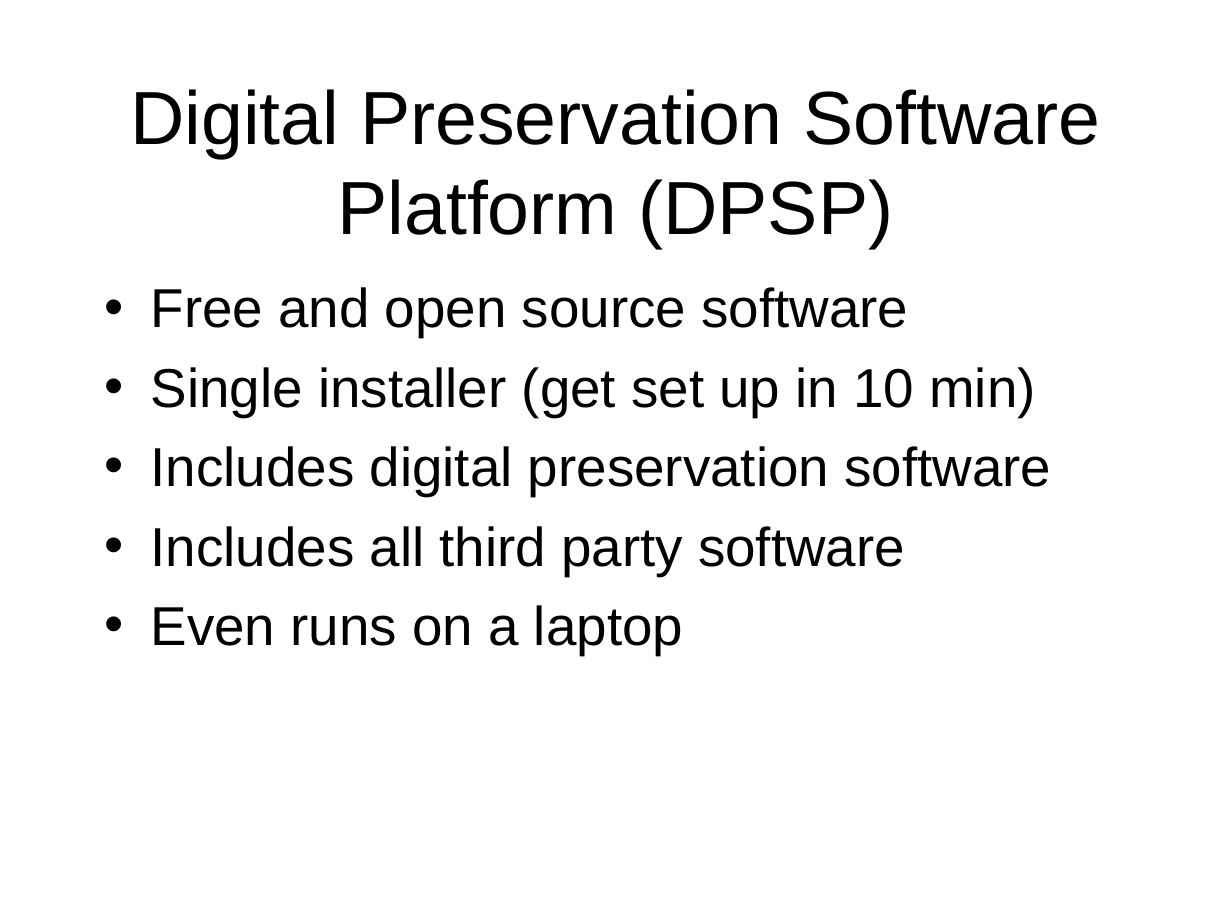
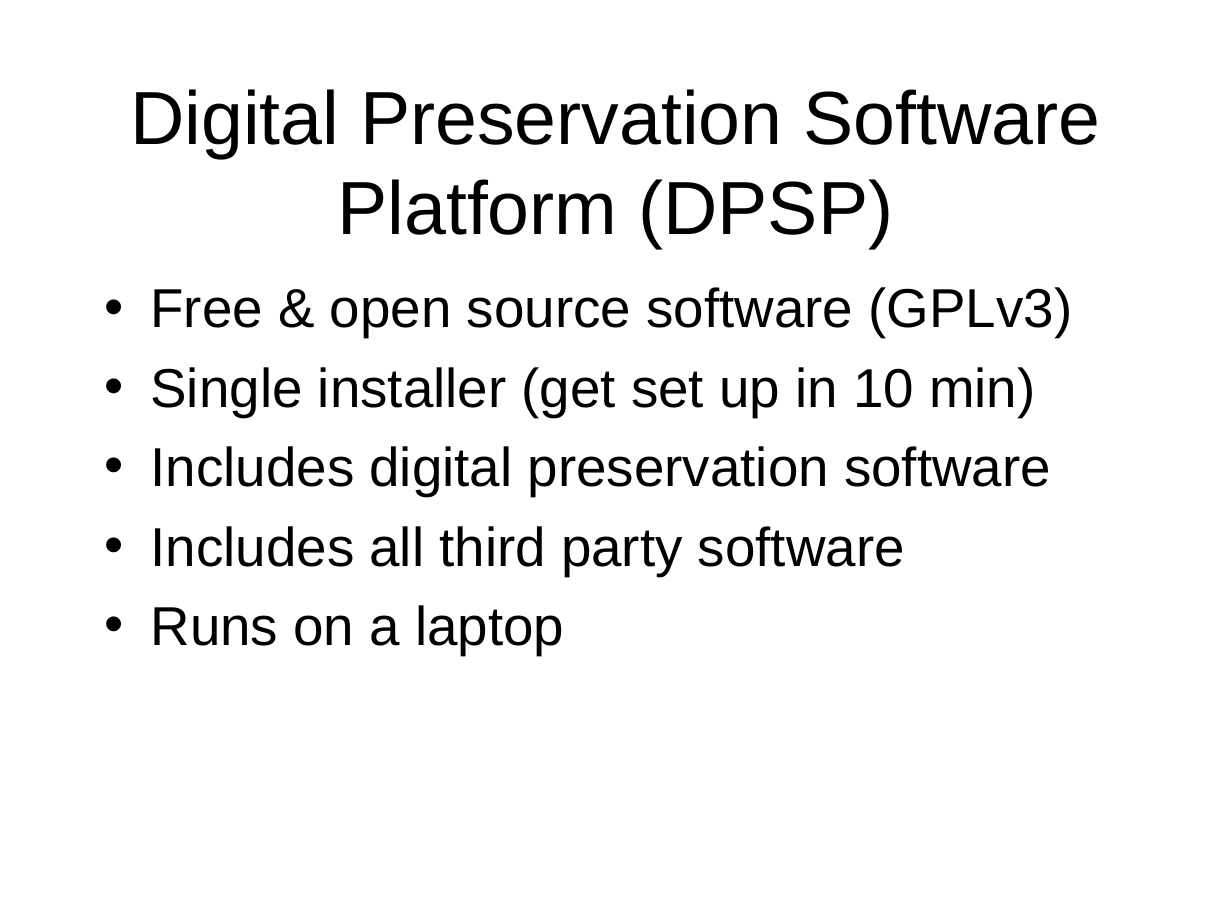
Before and after one commit to toneill/naa, a slide deck: slide 41 of doco/digital-preservation-chris-smart.odp (slide 26 before the commit). Drawn at 1232x924 pixels with LibreOffice and Linux fonts; fonts in the diff are those of the drawing; background and template pictures are left out. Boxes give left, top, right and bottom in pixels: in the first picture for what was removed or moved away, otherwise in the second. Text is boxed around its words. In the diff, an @@ line names an element or a change of style, - is before the commit and + after.

```diff
--- a/doco/digital-preservation-chris-smart.odp
+++ b/doco/digital-preservation-chris-smart.odp
@@ text at bbox=[151, 287, 1072, 337]: text changed @@
-• Free and open source software
+• Free & open source software (GPLv3)
@@ text at bbox=[151, 605, 564, 655]: text changed @@
-• Even runs on a laptop
+• Runs on a laptop
```
Also in this commit, not shown: 7 other slides changed, 19 slides added.
